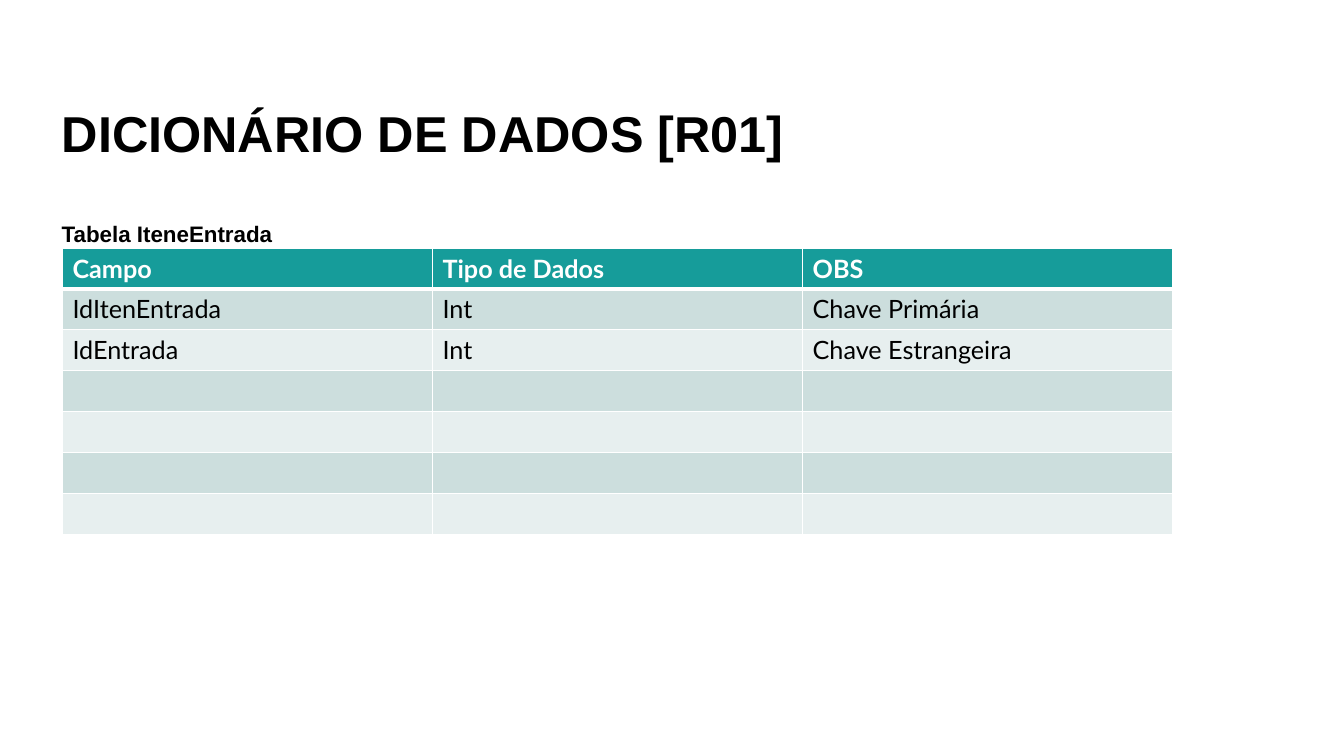
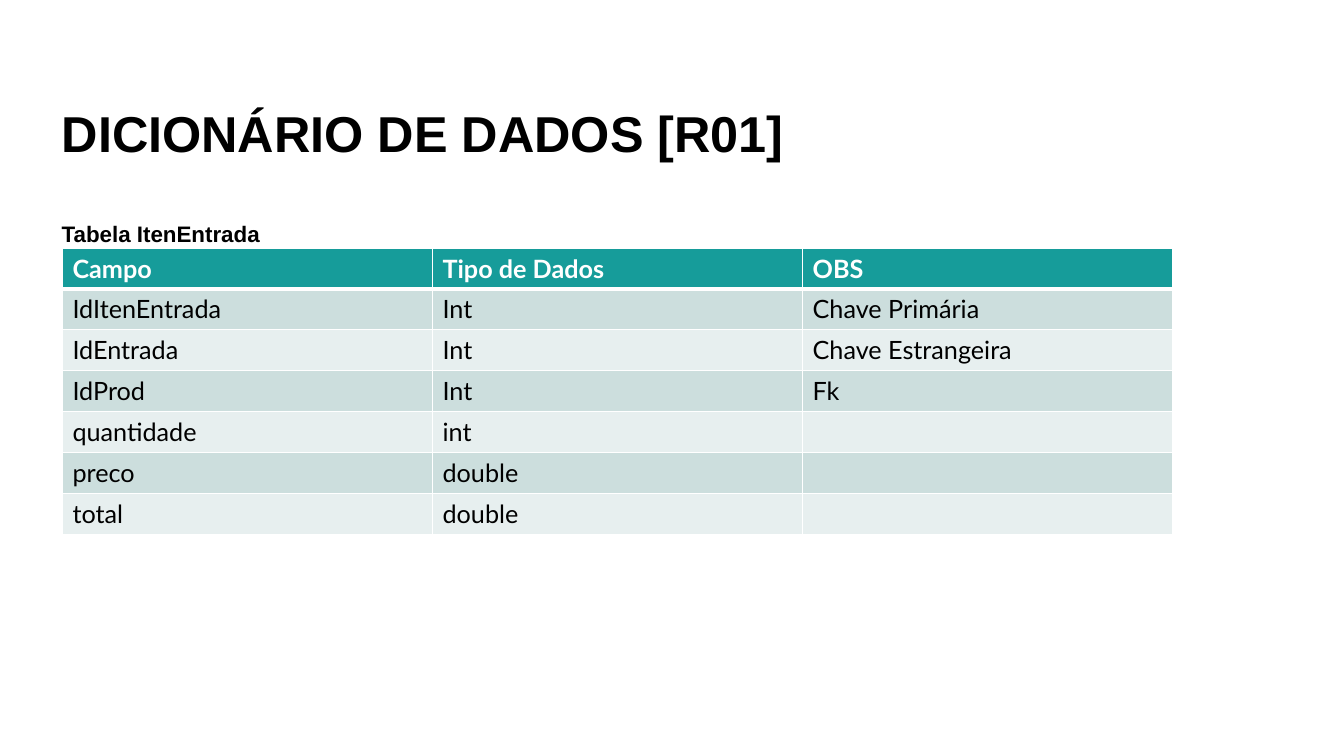
Before and after one commit to anassophia/alomoxarifadoafrodite, a slide deck: slide 21 of Documentacao/ModelagemSistema_TemplateInicial.pptx. Drawn at 1344x756 pixels with LibreOffice and Linux fonts; fonts in the diff are those of the drawing. Boxes give left, top, right and bottom in pixels: in the first picture for what was removed or moved away, otherwise in the second. Text is boxed around its words. In the diff, an @@ line names an element or a change of style, - is before the commit and + after.

```diff
--- a/Documentacao/ModelagemSistema_TemplateInicial.pptx
+++ b/Documentacao/ModelagemSistema_TemplateInicial.pptx
@@ text at bbox=[62, 225, 260, 243]: text changed @@
-Tabela IteneEntrada
+Tabela ItenEntrada
@@ table at bbox=[63, 248, 1173, 534] @@
-row 4:  |  | 
+row 4: IdProd | Int | Fk
-row 5, column 1: 
+row 5, column 1: quantidade
-row 5, column 2: 
+row 5, column 2: int
-row 6, column 1: 
+row 6, column 1: preco
-row 6, column 2: 
+row 6, column 2: double
-row 7, column 1: 
+row 7, column 1: total
-row 7, column 2: 
+row 7, column 2: double
```
Also in this commit, not shown: 7 other slides changed, 3 other files.
